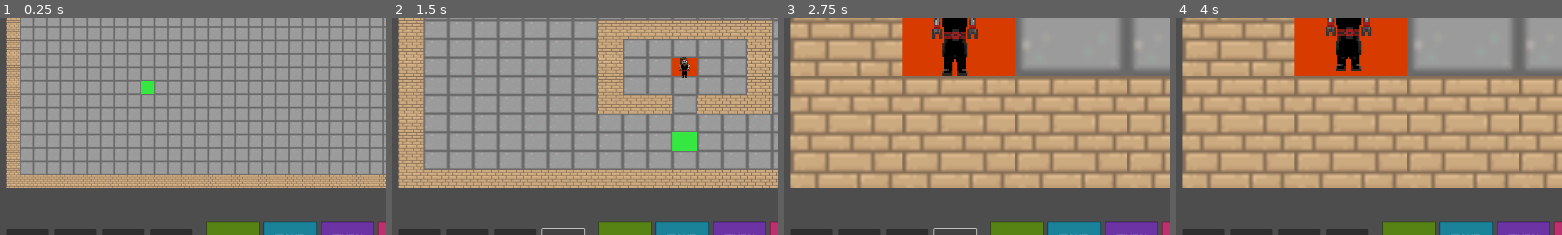
Above: before the commit, frames 1-4 (left to right).
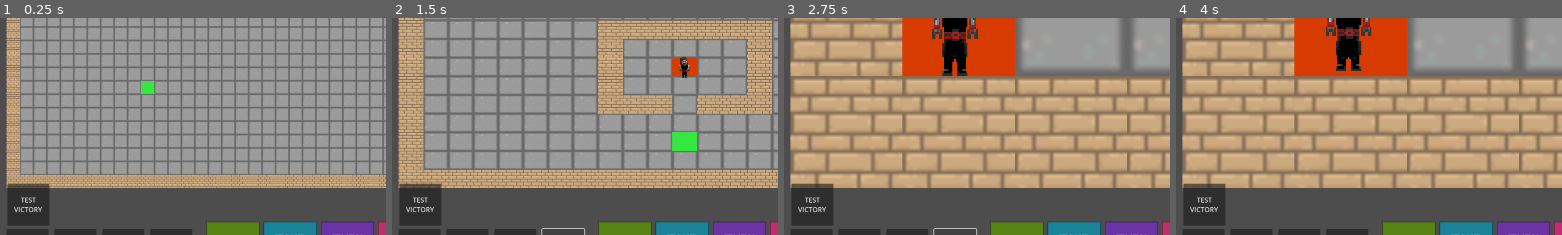
Above: after the commit, the same moments.

Repository: Graungher/ComPuzzle
Game: Godot game, scene res://Scenes/game.tscn
Two runs of this game, one before a commit and one after it. Both use one fixed random seed, a clock stepped at 60 frames per second and the inputs below.
Inputs (mouse positions are % of the whole screen's width and height, from its top left):
- Up to frame 1 (0.25 s): no input
- Up to frame 2 (1.5 s): click (4, 82) at 0.5 s, where only the run after the commit has a clickable "TEST VICTORY"; click "NEXT MAP" at 1.25 s
- Up to frame 3 (2.75 s): click "NEXT MAP" at 2 s
- Up to frame 4 (4 s): click (30, 92) at 2.75 s; click (38, 92) at 3.5 s
The pictures show only the part of the screen within x 0-50%, y 40-89%; the shares and areas given below are measured in that part.

The runs differ from the first frame. In frame 1, 1.9% of the frame differs, in the area x 1-13%, y 76-96%; in frame 2, 2.0%; in frame 3, 2.0%; in frame 4, 2.0%.

Commit message:
victory scene
needs integrated into game but buttons should work

Diff:
--- /dev/null
+++ b/Scenes/Victory.gd
@@ -0,0 +1,41 @@
+extends TextureRect
+signal change
+signal select
+signal replay
+
+
+
+# Called when the node enters the scene tree for the first time.
+func _ready() -> void:
+	pass # Replace with function body.
+
+
+# Called every frame. 'delta' is the elapsed time since the previous frame.
+func _process(delta: float) -> void:
+	pass
+
+
+func _on_next_level_pressed() -> void:
+	emit_signal("change");
+	pass
+
+
+
+func _on_main_menu_pressed() -> void:
+	get_tree().change_scene_to_file("res://Scenes/main.tscn")
+	pass # Replace with function body.
+
+
+func _on_level_select_pressed() -> void:
+	pass # Replace with function body.
+
+
+
+
+func _on_replay_pressed() -> void:
+	emit_signal("replay")
+	pass # Replace with function body.
+
+
+func _on_button_pressed() -> void:
+	pass # Replace with function body.
--- /dev/null
+++ b/Scenes/Victory.tscn
@@ -0,0 +1,64 @@
+[gd_scene load_steps=6 format=3 uid="uid://b0dlrsxwsr8fo"]
+
+[ext_resource type="Texture2D" uid="uid://b86whtcy3uxdr" path="res://ComPuzzle Assets/screen.png" id="1_vb8gj"]
+[ext_resource type="Script" uid="uid://dcfw15rf65x01" path="res://Scenes/Victory.gd" id="2_ebubv"]
+[ext_resource type="Texture2D" uid="uid://7uw8c6y6pabx" path="res://ComPuzzle Assets/buttons/NextLevel.png" id="2_f6307"]
+[ext_resource type="Texture2D" uid="uid://dbyp3rac40cks" path="res://ComPuzzle Assets/buttons/MainMenu.png" id="3_ebubv"]
+[ext_resource type="Texture2D" uid="uid://g5162qw26ric" path="res://ComPuzzle Assets/buttons/Replay.png" id="4_lh6sg"]
+
+[node name="TextureRect" type="TextureRect"]
+offset_right = 980.0
+offset_bottom = 986.0
+texture = ExtResource("1_vb8gj")
+script = ExtResource("2_ebubv")
+metadata/_edit_vertical_guides_ = [1848.0, -366.0]
+
+[node name="Next Level" type="Button" parent="."]
+top_level = true
+layout_mode = 0
+offset_left = 310.0
+offset_top = 800.0
+offset_right = 470.0
+offset_bottom = 960.0
+text = "
+"
+icon = ExtResource("2_f6307")
+icon_alignment = 1
+expand_icon = true
+
+[node name="Main Menu" type="Button" parent="."]
+top_level = true
+layout_mode = 0
+offset_left = 100.0
+offset_top = 800.0
+offset_right = 260.0
+offset_bottom = 960.0
+icon = ExtResource("3_ebubv")
+icon_alignment = 1
+expand_icon = true
+
+[node name="Level Select" type="Button" parent="."]
+top_level = true
+layout_mode = 0
+offset_left = 730.0
+offset_top = 800.0
+offset_right = 890.0
+offset_bottom = 960.0
+icon = ExtResource("2_f6307")
+icon_alignment = 1
+expand_icon = true
+
+[node name="Replay" type="Button" parent="."]
+layout_mode = 0
+offset_left = 520.0
+offset_top = 800.0
+offset_right = 680.0
+offset_bottom = 960.0
+icon = ExtResource("4_lh6sg")
+icon_alignment = 1
+expand_icon = true
+
+[connection signal="pressed" from="Next Level" to="." method="_on_next_level_pressed"]
+[connection signal="pressed" from="Main Menu" to="." method="_on_main_menu_pressed"]
+[connection signal="pressed" from="Level Select" to="." method="_on_level_select_pressed"]
+[connection signal="pressed" from="Replay" to="." method="_on_replay_pressed"]
--- a/Scenes/game.tscn
+++ b/Scenes/game.tscn
@@ -12,16 +12,11 @@
 [ext_resource type="Texture2D" uid="uid://6p6nws0eldli" path="res://ComPuzzle Assets/buttons/End_If_button.png" id="9_rku1e"]
 [ext_resource type="Texture2D" uid="uid://bavs7usy4xour" path="res://ComPuzzle Assets/buttons/Else_Button.png" id="10_rku1e"]
 [ext_resource type="Texture2D" uid="uid://b5owuj6hfy8py" path="res://ComPuzzle Assets/buttons/Run_Button.png" id="10_su6ef"]
+[ext_resource type="PackedScene" uid="uid://b0dlrsxwsr8fo" path="res://Scenes/Victory.tscn" id="13_rfjv2"]
 
 [node name="Game" type="Node2D"]
 script = ExtResource("1_ln1c5")
 metadata/_edit_lock_ = true
-
-[node name="TextureRect" type="TextureRect" parent="."]
-offset_left = -78.0
-offset_top = -44.0
-offset_right = 1825.0
-offset_bottom = 1027.0
 
 [node name="Camera2D" type="Camera2D" parent="."]
 position = Vector2(873, 491)
@@ -94,6 +89,14 @@
 texture_normal = ExtResource("10_su6ef")
 metadata/_edit_lock_ = true
 
+[node name="Victory_Button" type="Button" parent="."]
+offset_left = 2.0
+offset_top = 789.0
+offset_right = 102.0
+offset_bottom = 889.0
+text = "TEST
+VICTORY"
+
 [node name="Reset_Button" type="Button" parent="."]
 offset_left = 114.0
 offset_top = 897.0
@@ -135,6 +138,13 @@
 vertical_alignment = 1
 autowrap_mode = 3
 
+[node name="TextureRect" parent="." instance=ExtResource("13_rfjv2")]
+visible = false
+offset_left = -2608.0
+offset_top = 3066.0
+offset_right = -1628.0
+offset_bottom = 4052.0
+
 [connection signal="makeNode" from="Buttons" to="ScrollContainer/Command_List" method="_on_make_node"]
 [connection signal="pressed" from="Buttons/LoopButton" to="Buttons" method="_on_loop_button_pressed"]
 [connection signal="pressed" from="Buttons/WalkButton" to="Buttons" method="_on_walk_button_pressed"]
@@ -149,7 +159,10 @@
 [connection signal="showError" from="ScrollContainer/Command_List" to="." method="show_error"]
 [connection signal="walk_signal" from="ScrollContainer/Command_List" to="." method="botControl"]
 [connection signal="pressed" from="Run_button" to="ScrollContainer/Command_List" method="validate"]
+[connection signal="pressed" from="Victory_Button" to="." method="_on_victory_button_pressed"]
 [connection signal="pressed" from="Reset_Button" to="." method="_on_reset_button_pressed"]
 [connection signal="pressed" from="Quit_Button" to="." method="_on_quit_button_pressed"]
 [connection signal="pressed" from="nextMap" to="." method="switch_map"]
 [connection signal="pressed" from="Clear_List" to="ScrollContainer/Command_List" method="clearList"]
+[connection signal="change" from="TextureRect" to="." method="switch_map"]
+[connection signal="replay" from="TextureRect" to="ScrollContainer/Command_List" method="replay_level"]
--- /dev/null
+++ b/Scenes/next_level.gd
@@ -0,0 +1 @@
+extends Button
--- a/Scripts/command_list.gd
+++ b/Scripts/command_list.gd
@@ -401,3 +401,11 @@
 
 		i += 1
 	return retSpot
+
+func replay_level():
+	clearList()
+	fakeClearList()
+
+
+func _on_texture_rect_replay() -> void:
+	pass # Replace with function body.
--- a/Scripts/game.gd
+++ b/Scripts/game.gd
@@ -180,3 +180,9 @@
 func _on_command_list_reset() -> void:
 	current_tile = start_tile
 	pass # Replace with function body.
+
+
+
+func _on_victory_button_pressed() -> void:
+	get_tree().change_scene_to_file("res://Scenes/Victory.gd")
+	pass # Replace with function body.
Binary file added: ComPuzzle Assets/buttons/LevelSelect.png
Binary file added: ComPuzzle Assets/buttons/MainMenu.png
Binary file added: ComPuzzle Assets/buttons/NextLevel.png
Binary file added: ComPuzzle Assets/buttons/Replay.png
Binary file added: ComPuzzle Assets/screen.png
Not shown, added: Scenes/Victory.gd.uid
Not shown: 1 places in Scenes/game.tscn that only renumber resources
Not shown, added: Scenes/next_level.gd.uid
Not shown, added: .DS_Store
Not shown, added: ComPuzzle Assets/.DS_Store
Not shown, added: Scenes/.DS_Store
Not shown, added: Scenes/Victory.tscn.zip
